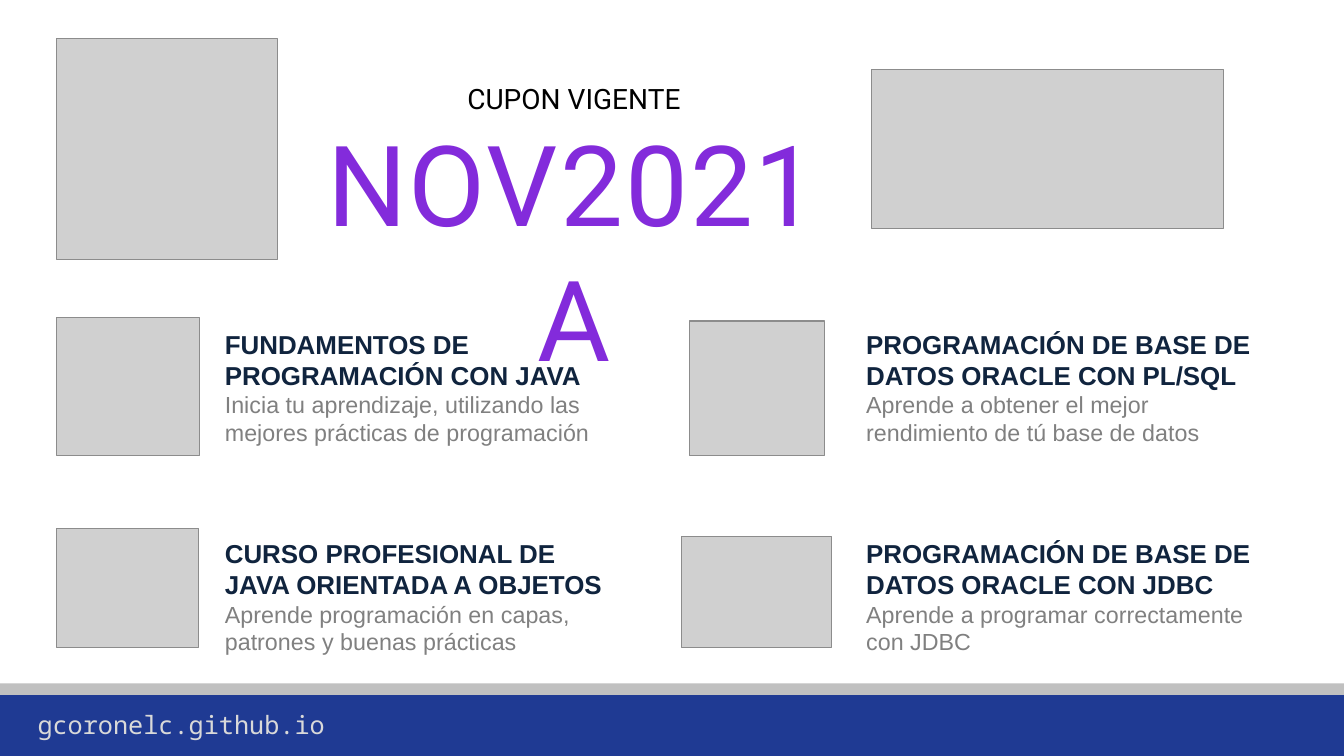
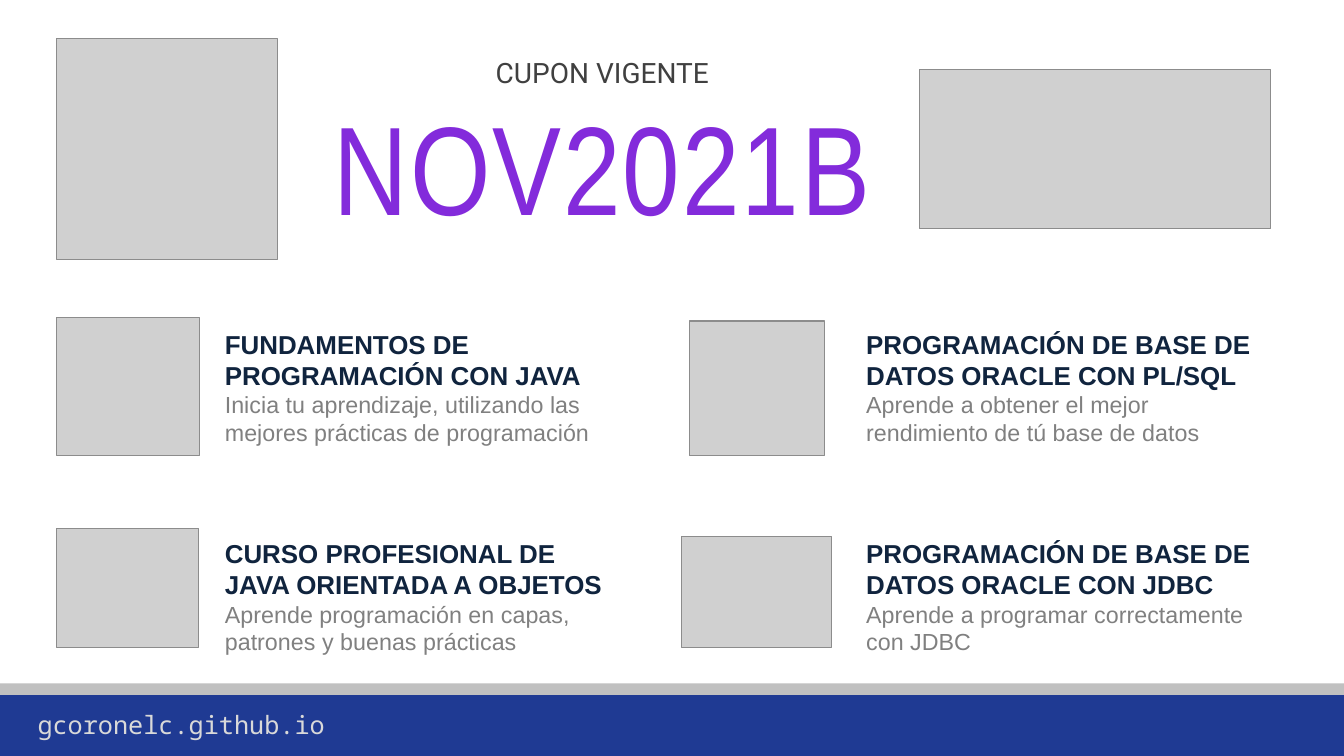
Before and after one commit to gcoronelc/gcoronelc.github.io, a slide deck: slide 3 of img/Publicidad.pptx. Drawn at 1344x756 pixels with LibreOffice and Linux fonts; fonts in the diff are those of the drawing; grey boxes stand for pictures; background and template pictures are left out. Boxes give left, top, right and bottom in pixels: in the first picture for what was removed or moved away, otherwise in the second. Text is boxed around its words. In the diff, an @@ line names an element or a change of style, - is before the commit and + after.

```diff
--- a/img/Publicidad.pptx
+++ b/img/Publicidad.pptx
@@ text "CUPON VIGENTE": place and size @@
-text "CUPON VIGENTE" at (467, 88, 681, 110)
+text "CUPON VIGENTE" at (334, 63, 870, 217)
@@ text at (496, 63, 709, 84): text colour #000000 to #404040 in "CUPON VIGENTE" @@
@@ picture: place and size @@
-picture at (872, 70, 1224, 230)
+picture at (920, 70, 1271, 230)
@@ text at (334, 127, 870, 217): text changed; size 80 to 90 pt; font Roboto to Arial Narrow @@
-NOV2021A
+NOV2021B
```
Also in this commit, not shown: 2 other files.
